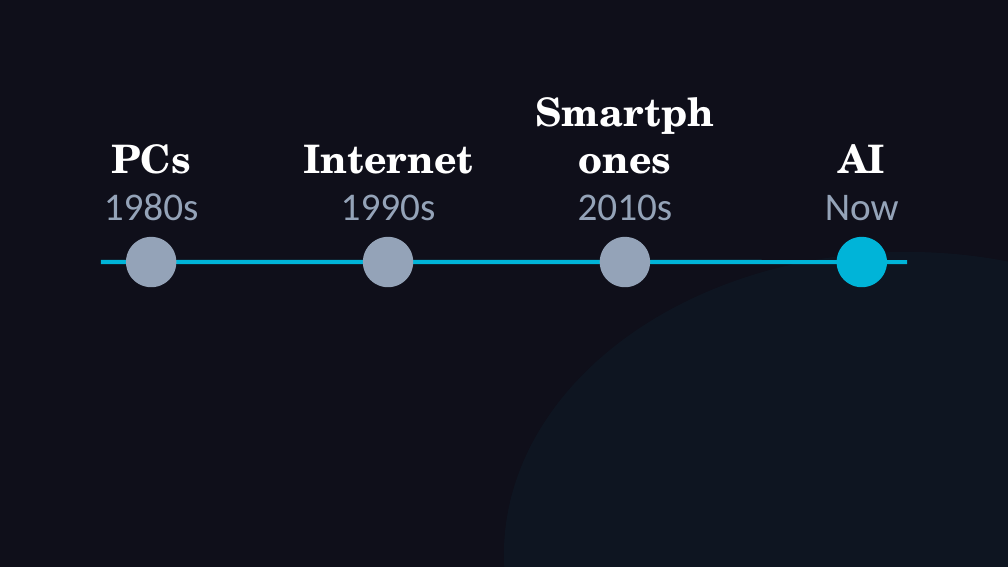
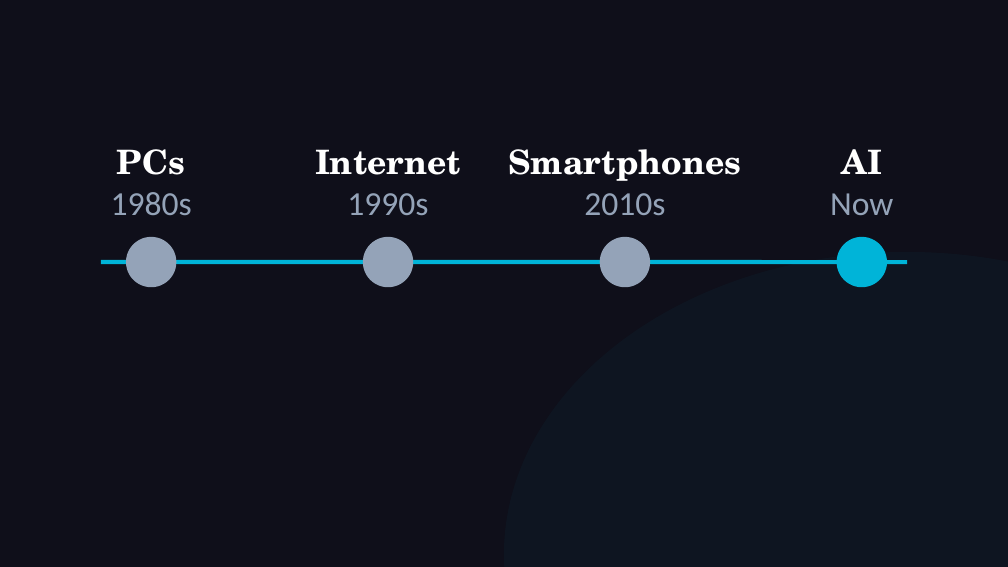
Before and after one commit to michaelengland/ai-best-practices, a slide deck: slide 8 of Getting-Agents-to-Give-Up-Their-Secrets.pptx. Drawn at 1008x567 pixels with LibreOffice and Linux fonts; fonts in the diff are those of the drawing. Boxes give left, top, right and bottom in pixels: in the first picture for what was removed or moved away, otherwise in the second. Text is boxed around its words. In the diff, an @@ line names an element or a change of style, - is before the commit and + after.

```diff
--- a/Getting-Agents-to-Give-Up-Their-Secrets.pptx
+++ b/Getting-Agents-to-Give-Up-Their-Secrets.pptx
@@ text "Internet": place and size @@
-text "Internet" at (303,144,473,174)
+text "Internet" at (315,149,461,175)
@@ text "Smartphones": place and size @@
-text "Smartphones" at (524,121,726,181)
+text "Smartphones" at (509,149,742,181)
@@ text "1980s": place and size @@
-text "1980s" at (104,193,199,220)
+text "1980s" at (111,192,192,215)
@@ size 28 to 24 pt in 8 elements at (117,149,185,175), (315,149,461,175), (509,149,742,181), (842,149,882,174), (111,192,192,215), (347,193,428,215), (584,193,665,215), (830,193,893,215) @@
```
Also in this commit, not shown: 4 other slides changed, 31 other files.
